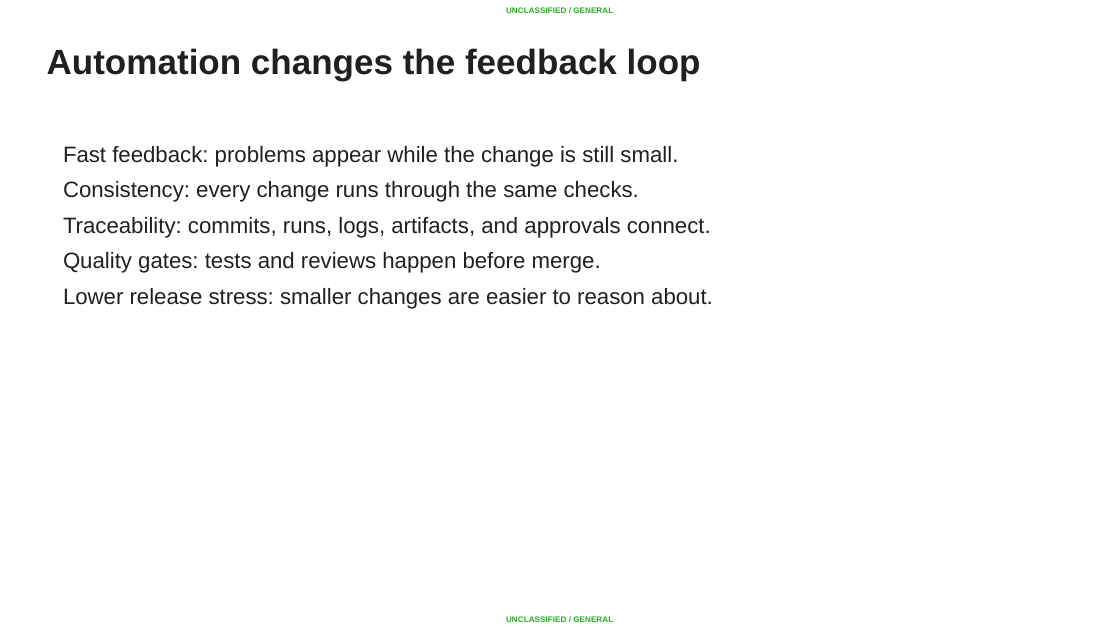
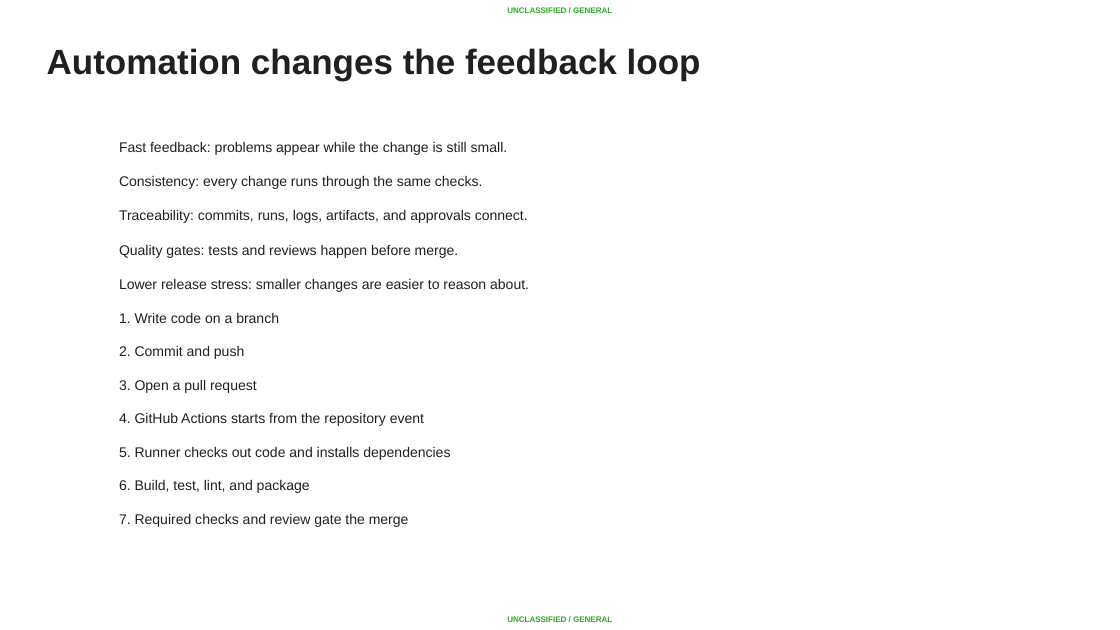
Before and after one commit to AC-Fab/summer-course, a slide deck: slide 8 of DevOps/Lesson 04-05 - CICD and Terraform/CI-CD-Terraform-back-to-back-class.pptx (slide 7 before the commit). Drawn at 1120x630 pixels with LibreOffice and Linux fonts; fonts in the diff are those of the drawing; background and template pictures are left out. Boxes give left, top, right and bottom in pixels: in the first picture for what was removed or moved away, otherwise in the second. Text is boxed around its words. In the diff, an @@ line names an element or a change of style, - is before the commit and + after.

```diff
--- a/DevOps/Lesson 04-05 - CICD and Terraform/CI-CD-Terraform-back-to-back-class.pptx
+++ b/DevOps/Lesson 04-05 - CICD and Terraform/CI-CD-Terraform-back-to-back-class.pptx
@@ text at bbox=[119, 142, 529, 292]: size 14.2 to 8.9 pt in "Fast feedback: problems appear while the change ...", "Consistency: every change runs through the same ...", "Traceability: commits, runs, logs, artifacts, and approvals ...", "Quality gates: tests and reviews happen before ..." and 1 more places; indent changed; line spacing 0.95 to 0.75; more space between paragraphs @@
@@ text at bbox=[119, 313, 450, 527]: paragraphs added @@
+1. Write code on a branch
+2. Commit and push
+3. Open a pull request
+4. GitHub Actions starts from the repository event
+5. Runner checks out code and installs dependencies
+6. Build, test, lint, and package
+7. Required checks and review gate the merge
```
Also in this commit, not shown: 26 other slides changed, 4 slides added, 1 slide removed.
